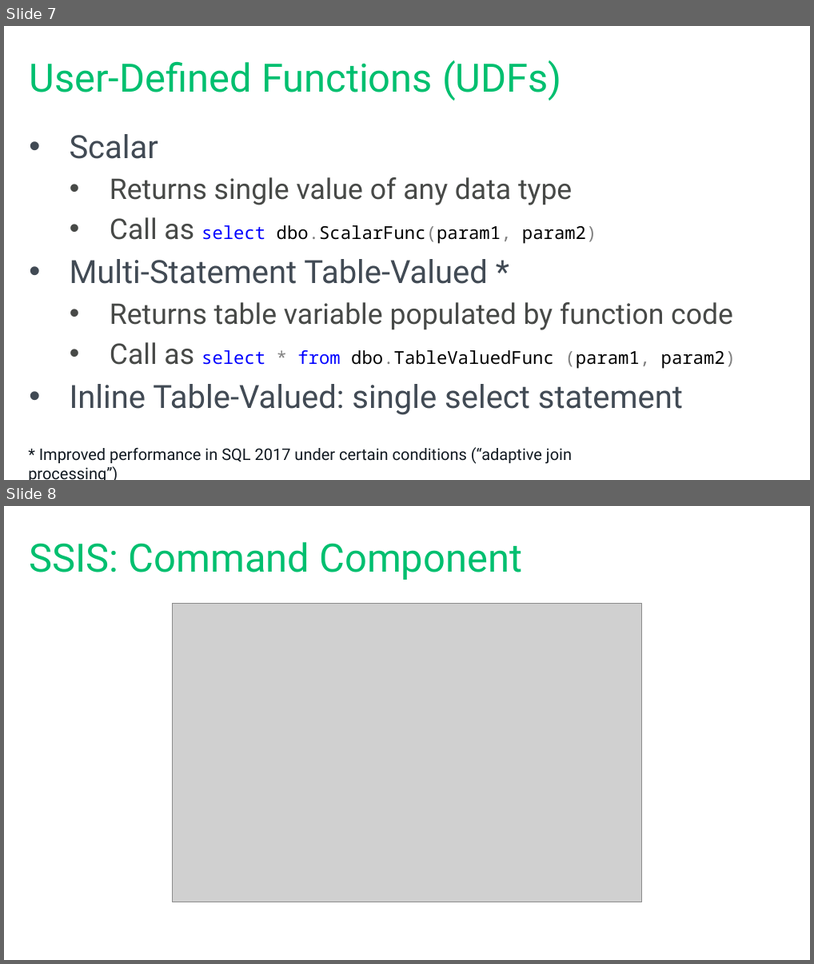
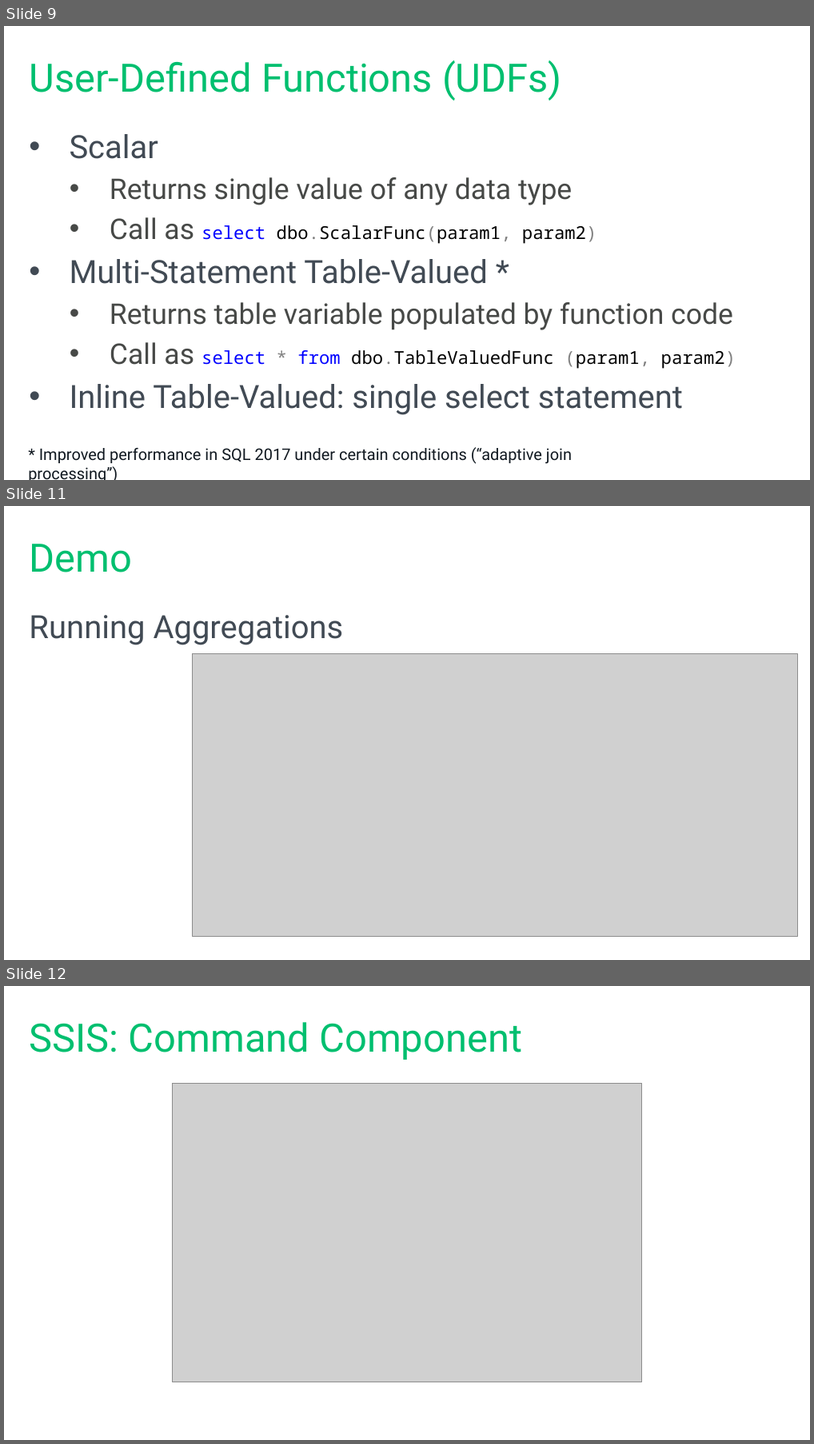
Before and after one commit to tf3604/SetMeUp, a slide deck: HowToThinkInSets.pptx. Shown one above the other, each under a label of ours: slides 7 and 8 before the commit, slides 9, 11 and 12 after it; the slides between them are not shown. The pictures are 814x964 and 814x1444 pixels, drawn with LibreOffice and Linux fonts; fonts in the diff are those of the drawing; grey boxes stand for pictures; background and template pictures are left out. Boxes give left, top, right and bottom in pixels: in the first picture for what was removed or moved away, otherwise in the second. Text is boxed around its words. In the diff, an @@ line names an element or a change of style, - is before the commit and + after.

Commit message:
More slides, including demo slides.

```diff
--- a/HowToThinkInSets.pptx
+++ b/HowToThinkInSets.pptx
@@ slide 11 added at (x1=4, y1=506, x2=810, y2=960), background #FFFFFF @@
@@ title added at (x1=30, y1=544, x2=133, y2=572), 44 pt, text #00BF6F @@
+Demo
@@ text added at (x1=29, y1=615, x2=344, y2=645), 36 pt, text #414A54 @@
+Running Aggregations
@@ picture added at (x1=192, y1=653, x2=798, y2=936) @@
@@ what was slide 7 is now slide 9 @@
@@ what was slide 8 is now slide 12 @@
```
Also in this commit, not shown: 3 slides changed, 7 other slides added.
